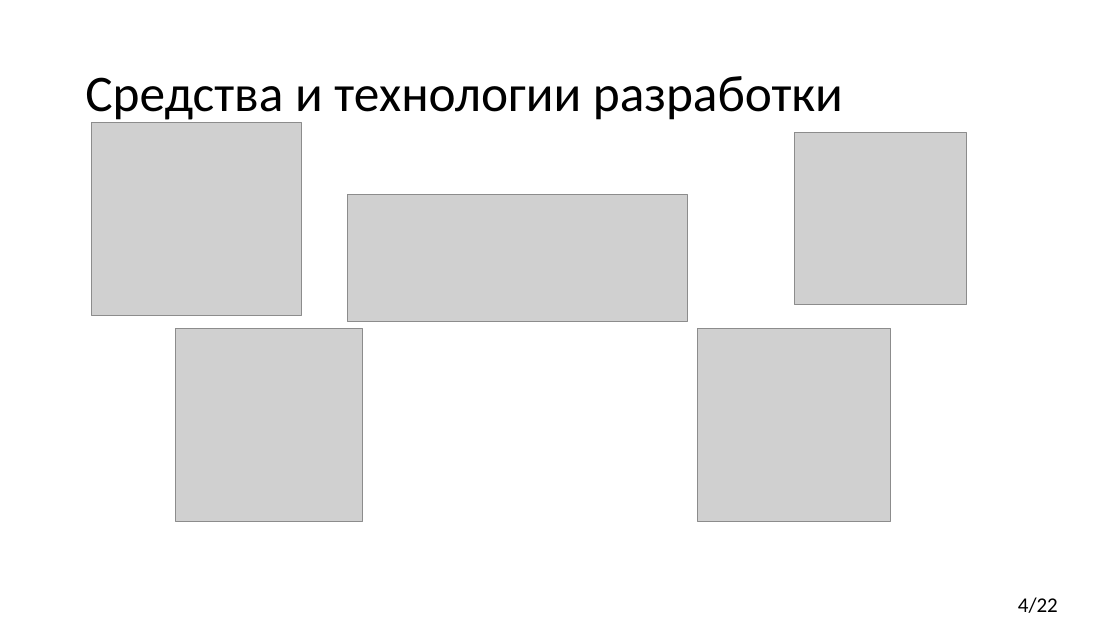
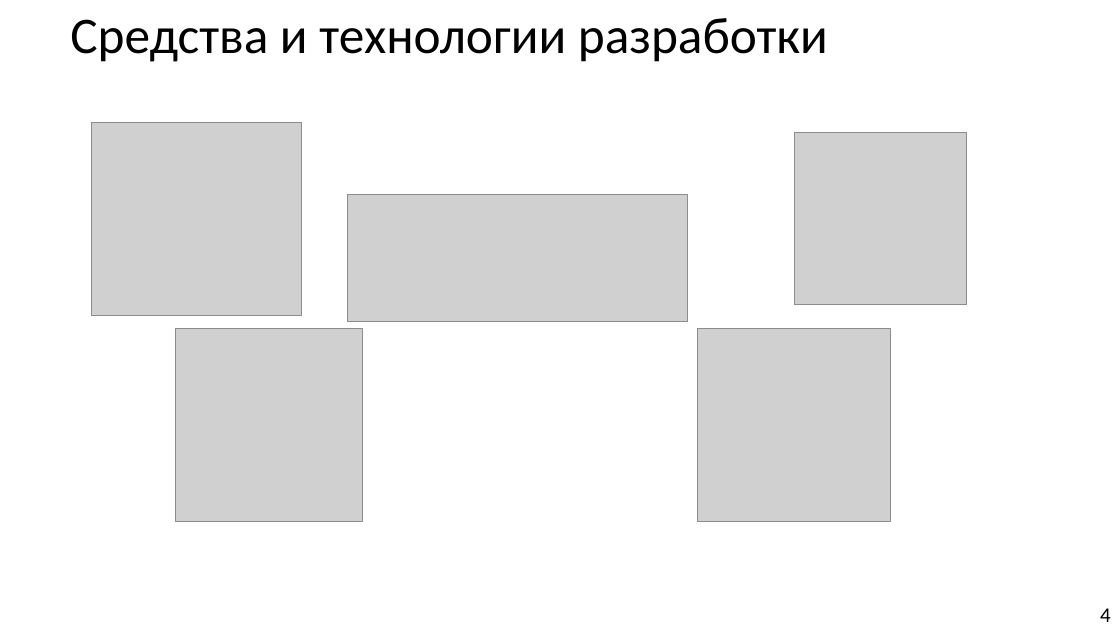
Before and after one commit to Hetsunya/diplom, a slide deck: slide 4 of вкр/практика/преза.pptx (slide 5 before the commit). Drawn at 1120x630 pixels with LibreOffice and Linux fonts; fonts in the diff are those of the drawing; grey boxes stand for pictures. Boxes give left, top, right and bottom in pixels: in the first picture for what was removed or moved away, otherwise in the second. Text is boxed around its words. In the diff, an @@ line names an element or a change of style, - is before the commit and + after.

```diff
--- a/вкр/практика/преза.pptx
+++ b/вкр/практика/преза.pptx
@@ title "Средства и технологии разработки": place and size @@
-title "Средства и технологии разработки" at bbox=[85, 76, 843, 123]
+title "Средства и технологии разработки" at bbox=[70, 18, 828, 62]
@@ title "Средства и технологии разработки" at bbox=[70, 18, 828, 62]: vertical alignment middle to top @@
@@ page number at bbox=[1100, 608, 1111, 622]: vertical alignment top to middle @@
@@ page number at bbox=[1100, 608, 1111, 622]: text changed @@
-4/22
+4
```
Also in this commit, not shown: 3 other slides changed, 12 slides added, 16 slides removed, 3 other files.
